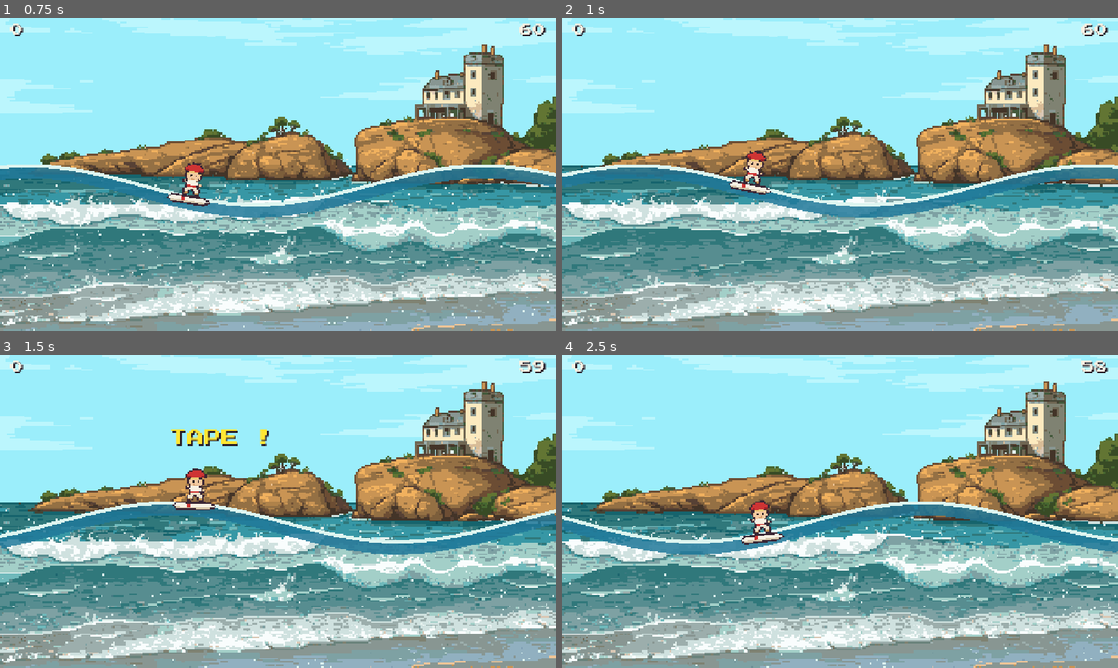
Above: before the commit, frames 1-4 (two rows, left to right).
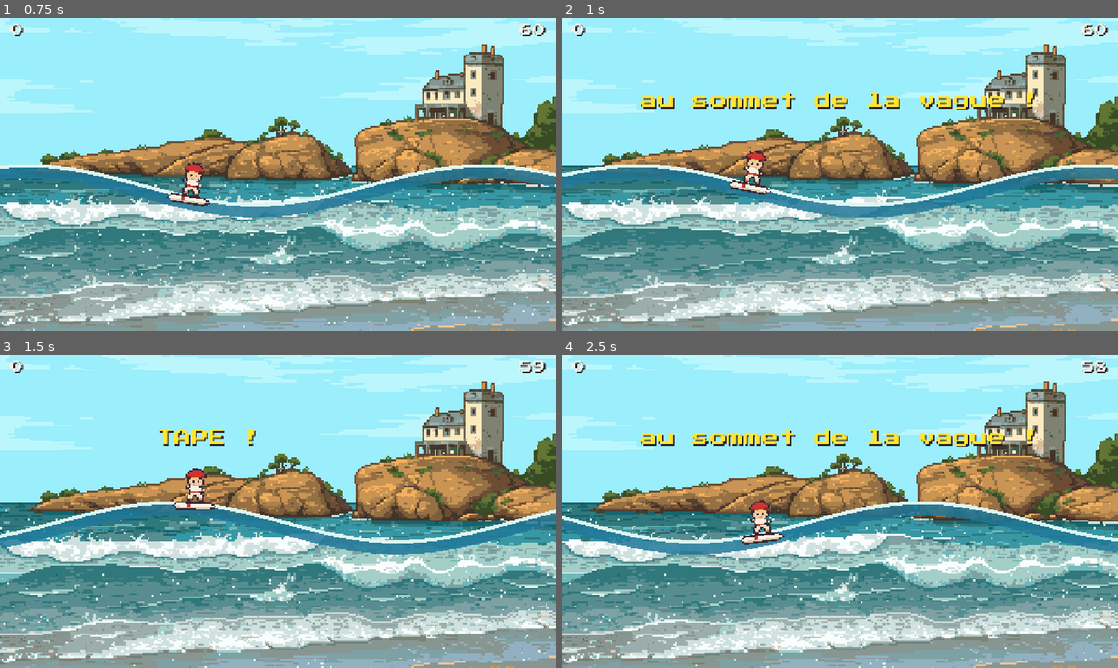
Above: after the commit, the same moments.

Repository: julienott/miarritze
Game: Godot game, scene res://src/challenges/surf/surf.tscn
Same seed, same stepped clock (60 frames per second), same inputs: the game is played once before the commit and once after it. This scene is started directly instead of the project's main scene.
Inputs (mouse positions are in pixels of both pictures, inside the frame that each line leads up to):
- Up to frame 1 (0.75 s): tap Enter at 0.5 s; move the mouse to (400, 158) at 0.52 s; click (400, 158) at 0.67 s
- Up to frame 2 (1 s): tap Space at 0.77 s
- Up to frame 3 (1.5 s): drag from (166, 527) to (250, 574) at 1.27 s
- Up to frame 4 (2.5 s): move the mouse to (895, 442) at 2.02 s; click (895, 442) at 2.17 s

Frame 1 is identical in both runs. In frame 2, 1.8% of the frame differs, in the area x 14-85%, y 23-30%; in frame 3, 0.7%; in frame 4, 1.8%.

Commit message:
feat: surf — feedback sur tap raté + fenêtre de décollage élargie
Un tap hors du sommet de la vague affiche « au sommet de la vague ! »
avec un petit son : plus jamais de tap silencieux. Fenêtre 0,4 -> 0,6 s.

Co-Authored-By: Claude Fable 5 <noreply@anthropic.com>
Claude-Session: https://claude.ai/code/session_01FJjP4PboXtDyvuDVFYTiia

Diff:
--- a/src/challenges/surf/surf.gd
+++ b/src/challenges/surf/surf.gd
@@ -10,7 +10,7 @@
 
 @export var wave_cycle: float = 2.4
 @export var wave_amplitude: float = 90.0
-@export var launch_window: float = 0.4
+@export var launch_window: float = 0.6
 @export var launch_velocity: float = -820.0
 @export var gravity: float = 1600.0
 @export var trick_duration: float = 0.38
@@ -29,6 +29,7 @@
 var _velocity_y: float = 0.0
 var _streak: int = 0
 var _tricks_this_air: int = 0
+var _miss_flash: float = 0.0
 
 
 func _on_begin() -> void:
@@ -53,9 +54,11 @@
 
 	_window_hint = Label.new()
 	_window_hint.text = "TAPE !"
+	_window_hint.custom_minimum_size = Vector2(600.0, 0.0)
 	_window_hint.add_theme_font_size_override(&"font_size", 40)
 	_window_hint.add_theme_color_override(&"font_color", Color(1.0, 0.9, 0.2))
-	_window_hint.position = Vector2(_PLAYER_X - 30.0, 170.0)
+	_window_hint.position = Vector2(_PLAYER_X - 240.0, 170.0)
+	_window_hint.horizontal_alignment = HORIZONTAL_ALIGNMENT_CENTER
 	_window_hint.visible = false
 	add_child(_window_hint)
 
@@ -78,7 +81,15 @@
 	_wave_time += delta
 	_fsm.update(delta)
 	_redraw_wave()
-	_window_hint.visible = _fsm.current_name == &"ride" and is_in_launch_window()
+	_miss_flash = maxf(_miss_flash - delta, 0.0)
+	if _fsm.current_name == &"ride" and is_in_launch_window():
+		_window_hint.text = "TAPE !"
+		_window_hint.visible = true
+	elif _miss_flash > 0.0:
+		_window_hint.text = "au sommet de la vague !"
+		_window_hint.visible = true
+	else:
+		_window_hint.visible = false
 
 
 func wave_y(x: float) -> float:
@@ -132,6 +143,10 @@
 		var surf: Surf = machine.owner_node as Surf
 		if surf.is_in_launch_window():
 			machine.transition_to(&"launch")
+		else:
+			# feedback immédiat : un tap raté n'est jamais silencieux
+			surf._miss_flash = 0.6
+			AudioManager.sfx(&"step")
 
 
 class LaunchState extends State:
